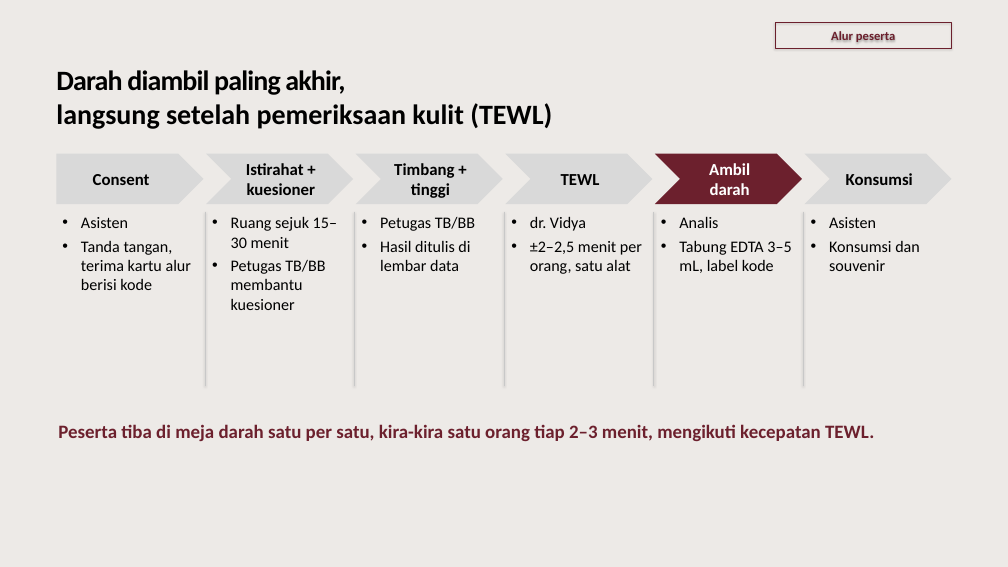
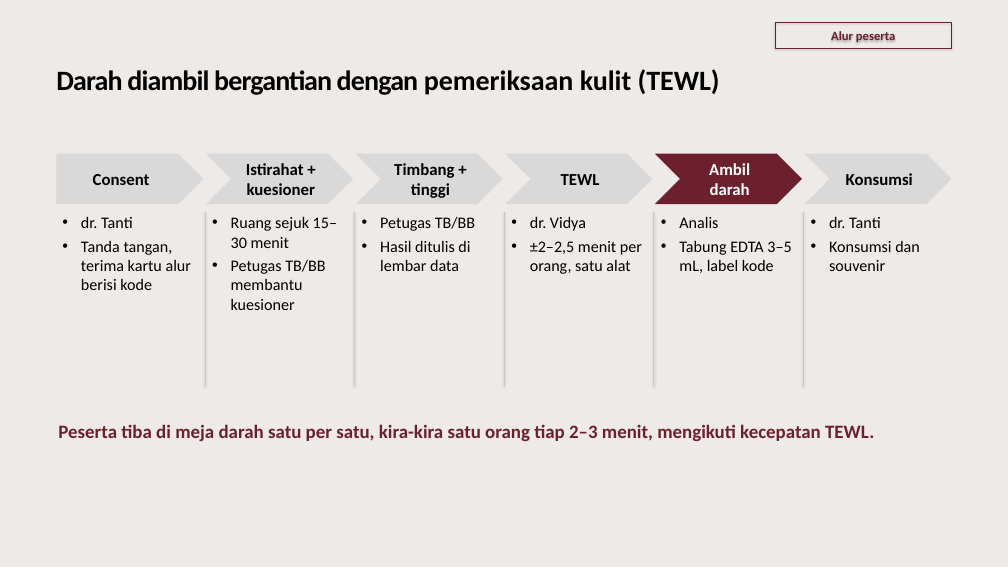
Before and after one commit to myrinne/ClaudeCode-Output, a slide deck: slide 5 of Techmeet Vendor Tesis/Techmeet Vendor - Hari H.pptx (slide 4 before the commit). Drawn at 1008x567 pixels with LibreOffice and Linux fonts; fonts in the diff are those of the drawing. Boxes give left, top, right and bottom in pixels: in the first picture for what was removed or moved away, otherwise in the second. Text is boxed around its words. In the diff, an @@ line names an element or a change of style, - is before the commit and + after.

```diff
--- a/Techmeet Vendor Tesis/Techmeet Vendor - Hari H.pptx
+++ b/Techmeet Vendor Tesis/Techmeet Vendor - Hari H.pptx
@@ text at box(56, 69, 720, 95): text changed @@
-Darah diambil paling akhir,
-langsung setelah pemeriksaan kulit (TEWL)
+Darah diambil bergantian dengan pemeriksaan kulit (TEWL)
@@ text at box(81, 216, 133, 228): text changed @@
-• Asisten
+• dr. Tanti
@@ text at box(829, 216, 881, 228): text changed @@
-• Asisten
+• dr. Tanti
```
Also in this commit, not shown: 9 other slides changed, 3 slides added, 1 slide removed.
